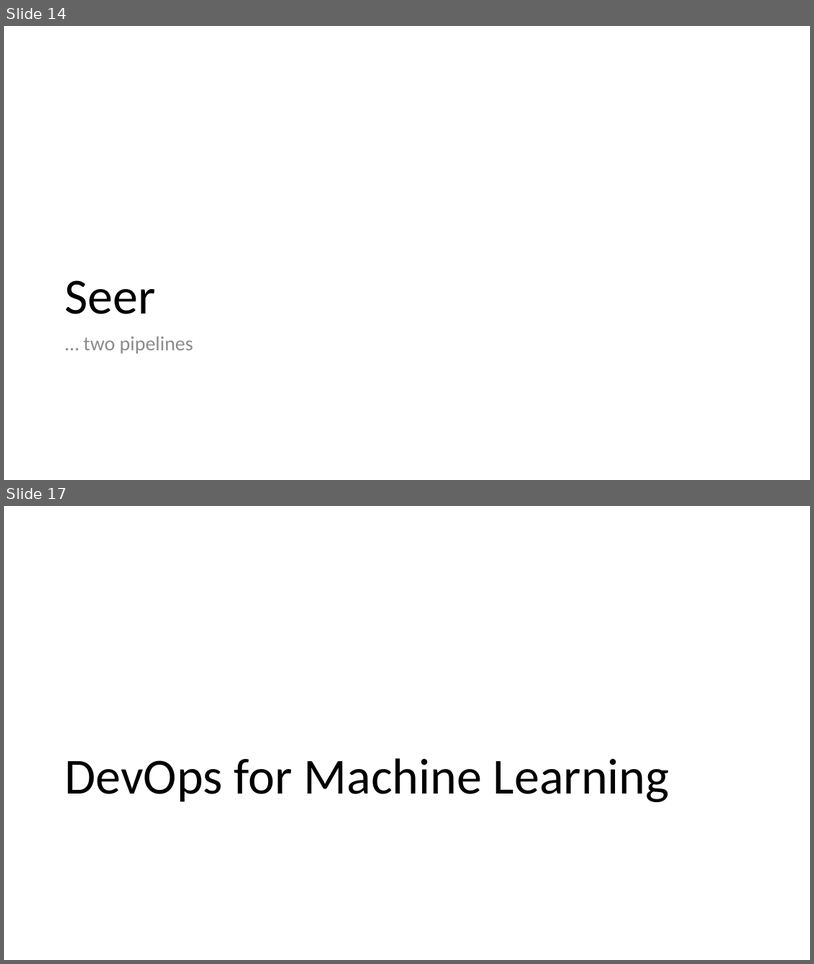
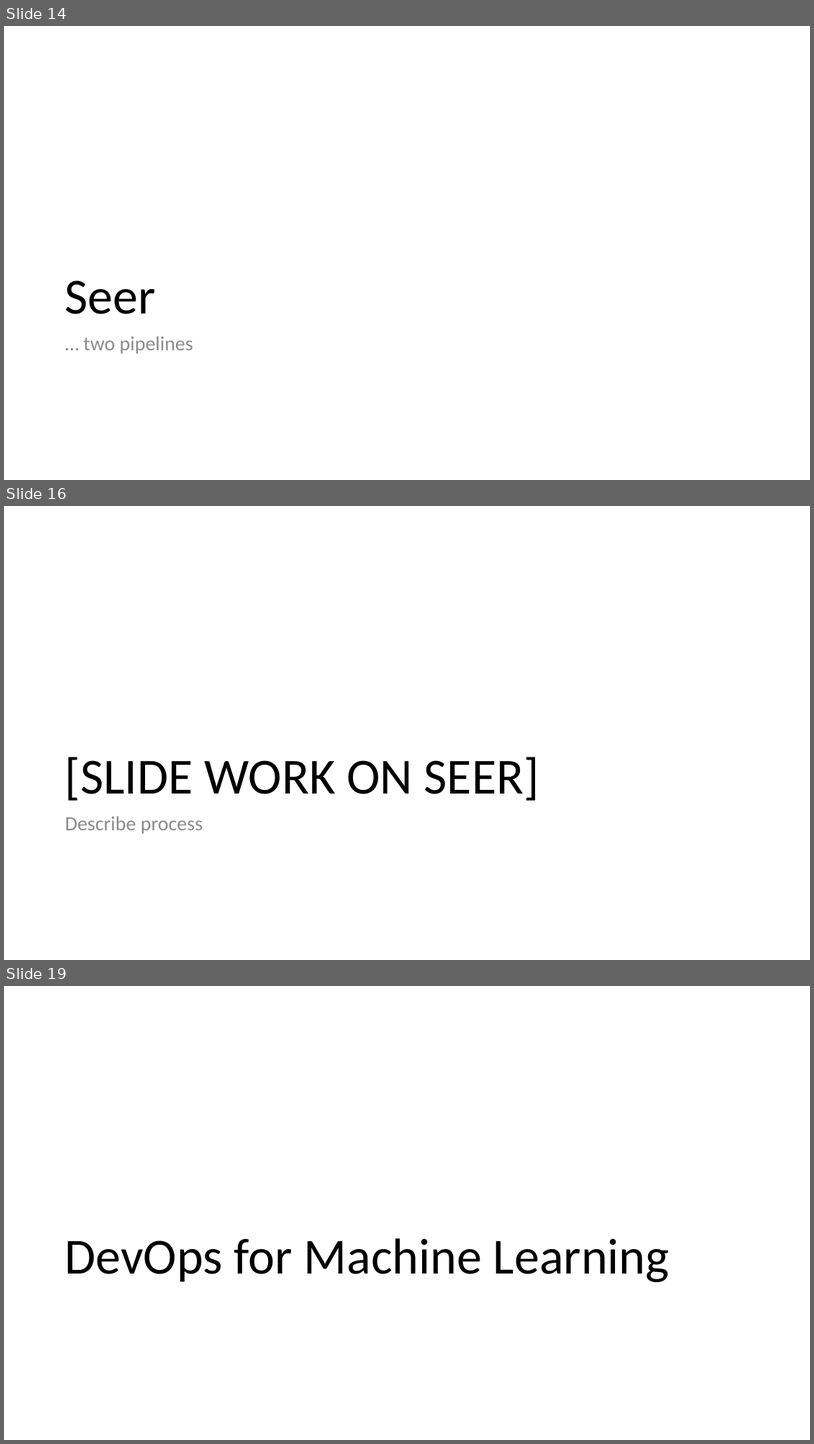
Before and after one commit to cloudscaleml/workshop, a slide deck: powerpoint/MLOps.pptx. Shown one above the other, each under a label of ours: slides 14 and 17 before the commit, slides 14, 16 and 19 after it; the slides between them are not shown. The pictures are 814x964 and 814x1444 pixels, drawn with LibreOffice and Linux fonts; fonts in the diff are those of the drawing. Boxes give left, top, right and bottom in pixels: in the first picture for what was removed or moved away, otherwise in the second. Text is boxed around its words. In the diff, an @@ line names an element or a change of style, - is before the commit and + after.

```diff
--- a/powerpoint/MLOps.pptx
+++ b/powerpoint/MLOps.pptx
@@ slide 16 added at box(4, 506, 810, 960), background #FFFFFF @@
@@ title added at box(65, 757, 540, 800), 60 pt, text #000000 @@
+[SLIDE WORK ON SEER]
@@ text added at box(65, 816, 203, 834), 24 pt, text #8C8C8C @@
+Describe process
@@ what was slide 17 is now slide 19 @@
```
Also in this commit, not shown: 1 slide changed, 4 other slides added, 2 slides removed, 1 other file.
